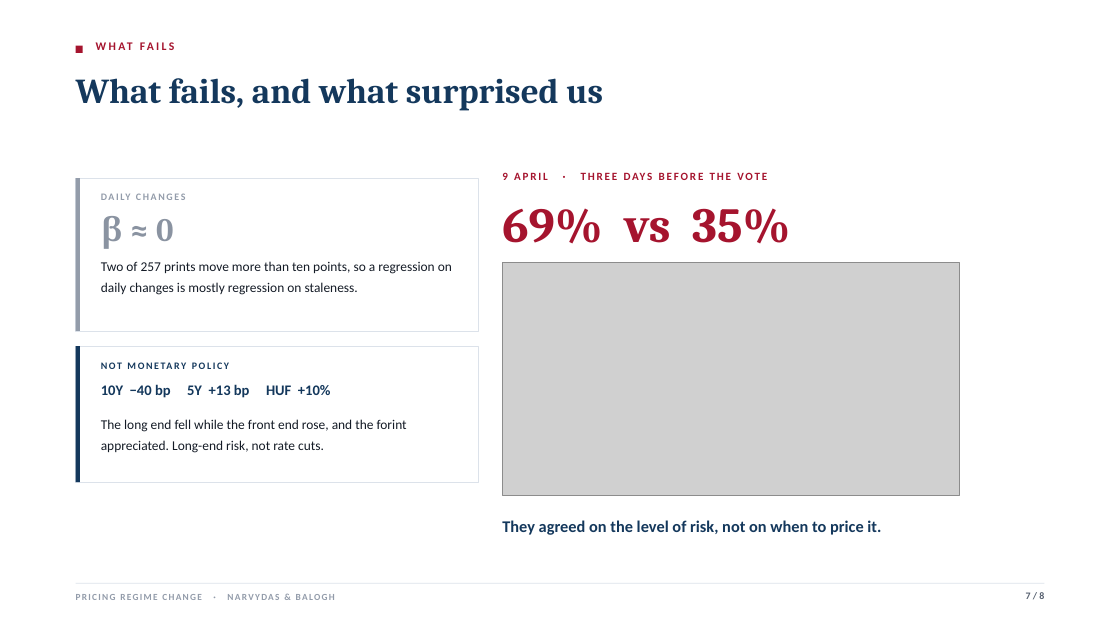
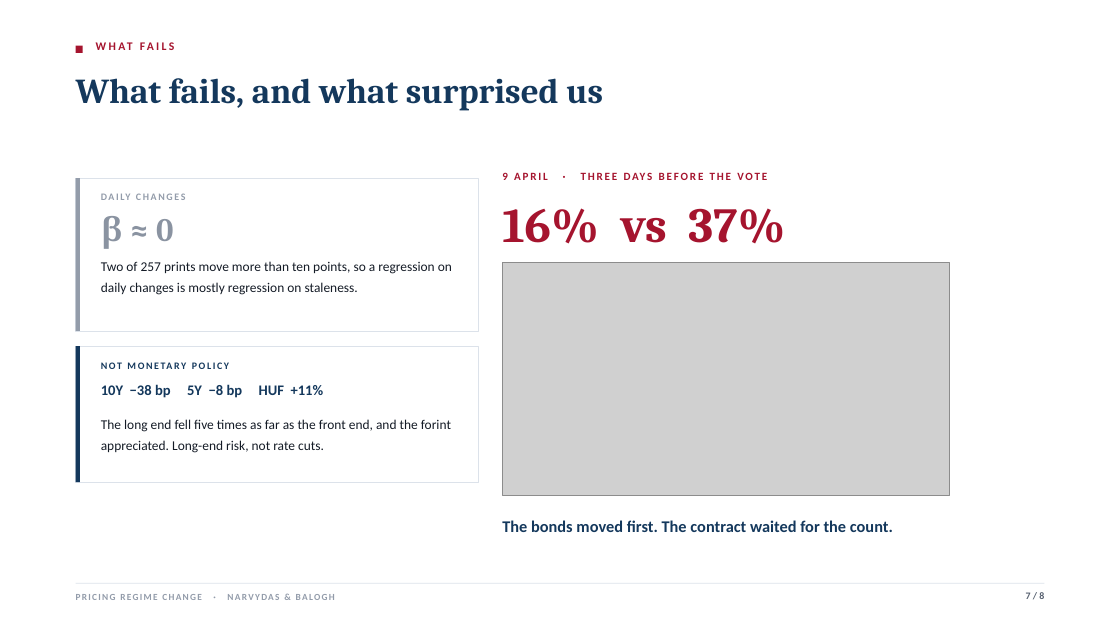
Before and after one commit to jokubasv0/finance-rdd, a slide deck: slide 7 of out/Pricing_Regime_Change.pptx. Drawn at 1120x630 pixels with LibreOffice and Linux fonts; fonts in the diff are those of the drawing; grey boxes stand for pictures. Boxes give left, top, right and bottom in pixels: in the first picture for what was removed or moved away, otherwise in the second. Text is boxed around its words. In the diff, an @@ line names an element or a change of style, - is before the commit and + after.

```diff
--- a/out/Pricing_Regime_Change.pptx
+++ b/out/Pricing_Regime_Change.pptx
@@ text at (502, 208, 785, 244): text changed @@
-69% vs 35%
+16% vs 37%
@@ picture: place and size @@
-picture at (502, 262, 960, 496)
+picture at (502, 262, 949, 496)
@@ text at (101, 384, 324, 398): text changed @@
-10Y −40 bp 5Y +13 bp HUF +10%
+10Y −38 bp 5Y −8 bp HUF +11%
@@ text at (101, 419, 451, 453): text changed @@
-The long end fell while the front end rose, and the forint appreciated. Long-end risk, not rate cuts.
+The long end fell five times as far as the front end, and the forint appreciated. Long-end risk, not rate cuts.
@@ text at (502, 520, 893, 532): text changed @@
-They agreed on the level of risk, not on when to price it.
+The bonds moved first. The contract waited for the count.
```
Also in this commit, not shown: 3 other slides changed, 15 other files.
